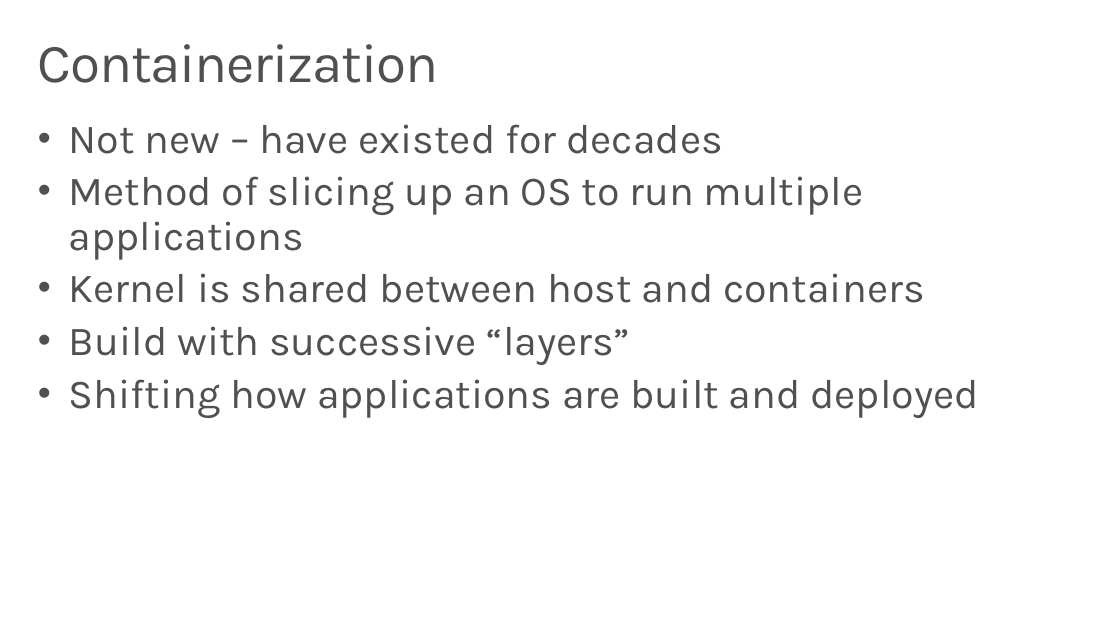
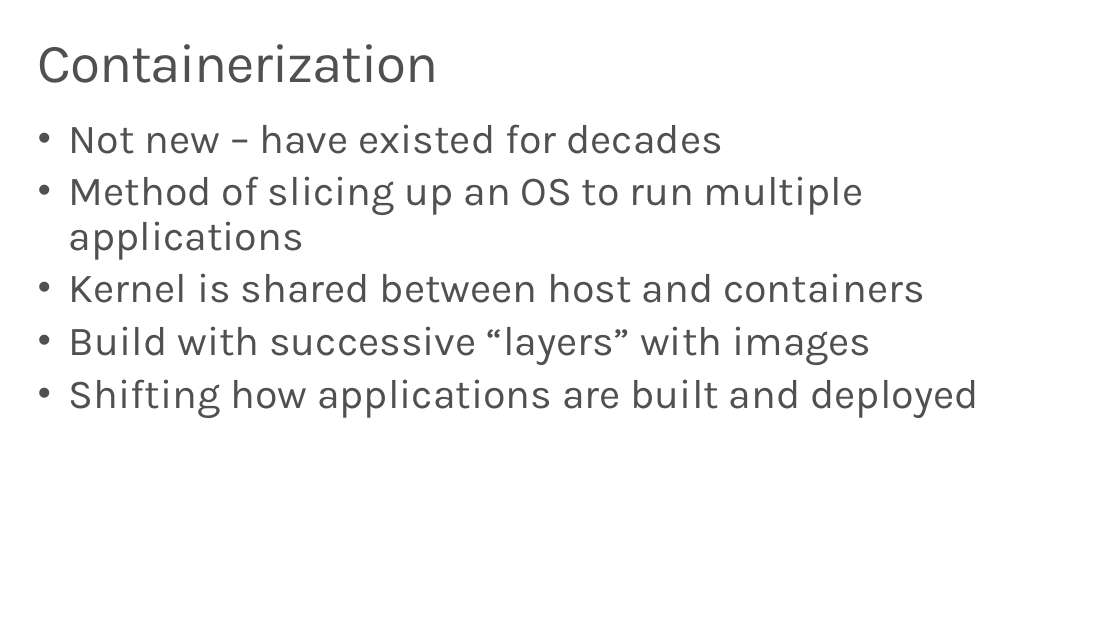
Before and after one commit to wely/DevCamp, a slide deck: slide 5 of Presentation/Module07-Containers.pptx. Drawn at 1120x630 pixels with LibreOffice and Linux fonts; fonts in the diff are those of the drawing; background and template pictures are left out. Boxes give left, top, right and bottom in pixels: in the first picture for what was removed or moved away, otherwise in the second. Text is boxed around its words. In the diff, an @@ line names an element or a change of style, - is before the commit and + after.

```diff
--- a/Presentation/Module07-Containers.pptx
+++ b/Presentation/Module07-Containers.pptx
@@ text at [69,326,871,365]: text changed @@
-• Build with successive “layers”
+• Build with successive “layers” with images
```
Also in this commit, not shown: 3 other slides changed, 2 slides added, 2 slides removed.
